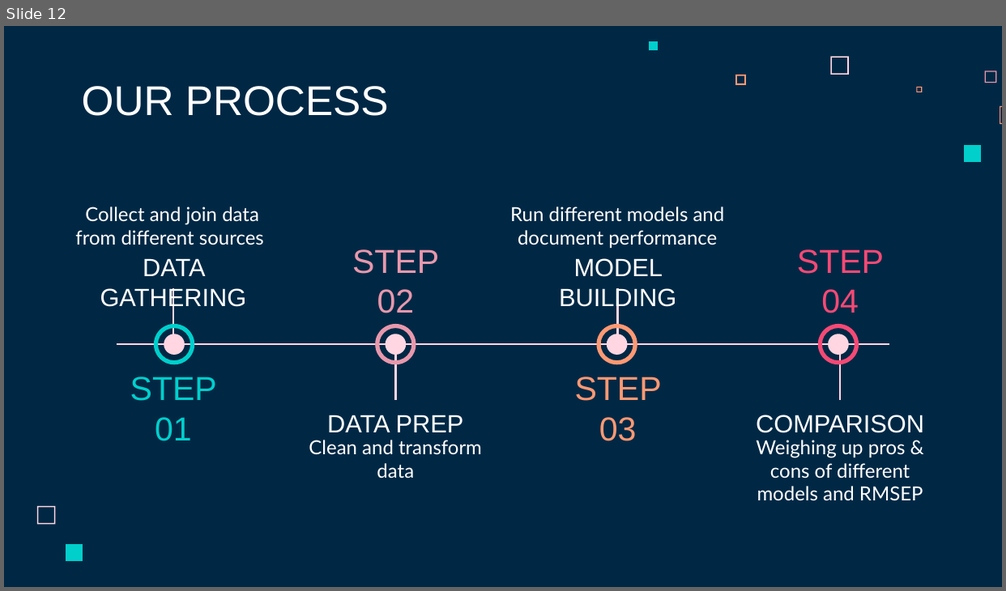
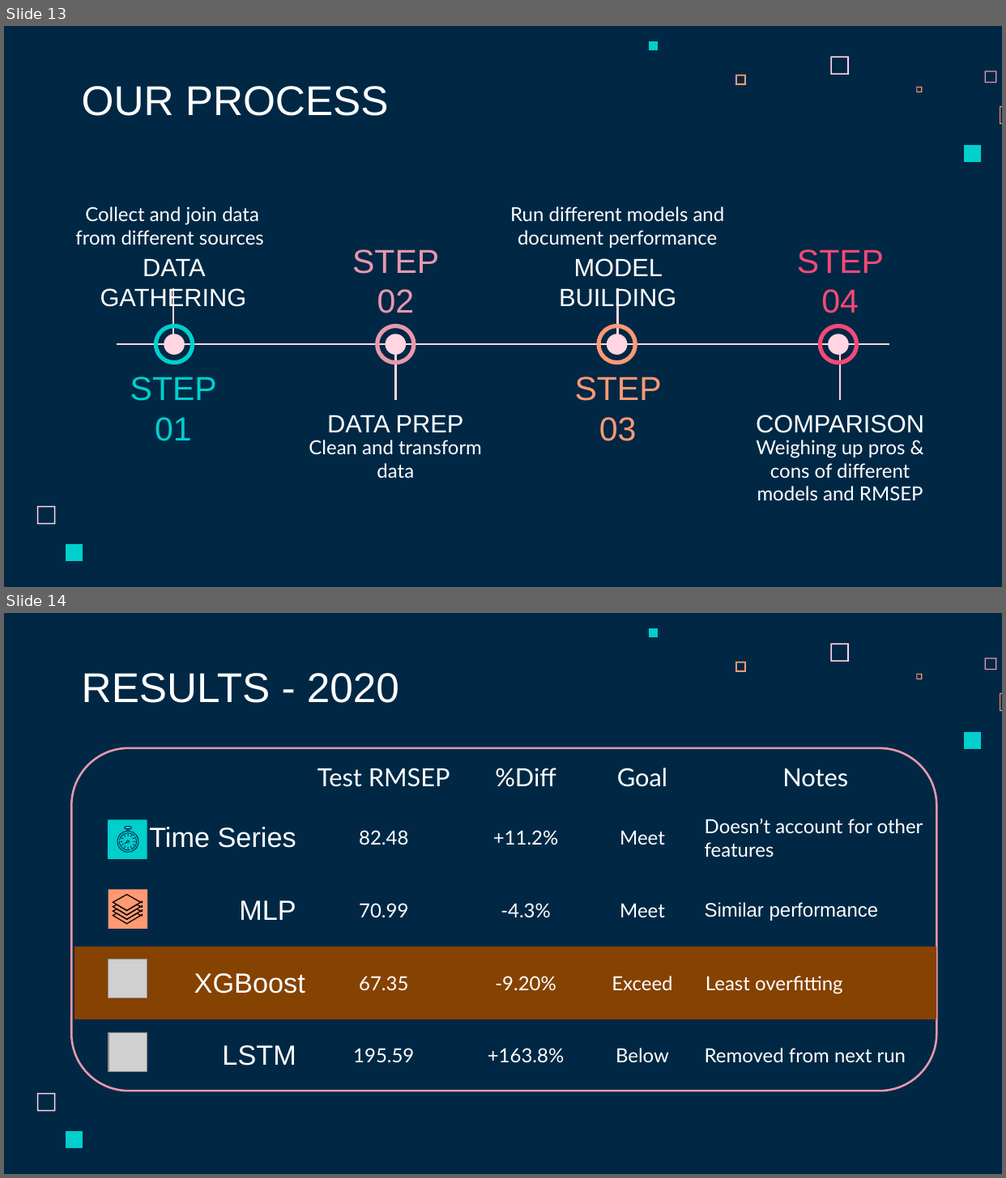
Before and after one commit to Jimbobaus/project, a slide deck: Presentation/draft_slides.pptx. Shown one above the other, each under a label of ours: slide 12 before the commit, slides 13 and 14 after it. The pictures are 1006x591 and 1006x1178 pixels, drawn with LibreOffice and Linux fonts; fonts in the diff are those of the drawing; grey boxes stand for pictures. Boxes give left, top, right and bottom in pixels: in the first picture for what was removed or moved away, otherwise in the second. Text is boxed around its words. In the diff, an @@ line names an element or a change of style, - is before the commit and + after.

```diff
--- a/Presentation/draft_slides.pptx
+++ b/Presentation/draft_slides.pptx
@@ slide 14 added at (x1=4, y1=613, x2=1002, y2=1174), background #002845; not listed: 9 template elements that a slide beside it also shows @@
@@ title added at (x1=82, y1=673, x2=399, y2=703), 30 pt, text #FFFFFF @@
+RESULTS - 2020
@@ table added at (x1=74, y1=729, x2=937, y2=1092), 5 rows, 5 columns @@
+ | Test RMSEP | %Diff | Goal | Notes
+Time Series | 82.48 | +11.2% | Meet | Doesn’t account for other features
+MLP | 70.99 | -4.3% | Meet | Similar performance
+XGBoost | 67.35 | -9.20% | Exceed | Least overfitting
+LSTM | 195.59 | +163.8% | Below | Removed from next run
@@ rounded rectangle added at (x1=72, y1=747, x2=937, y2=1091), outline #E898AC 1.5 pt @@
@@ group added at (x1=108, y1=820, x2=147, y2=858): 17 freeform shapes, 1 rectangle @@
@@ group added at (x1=108, y1=889, x2=147, y2=928): 8 freeform shapes, 1 rectangle @@
@@ picture added at (x1=108, y1=960, x2=147, y2=999) @@
@@ rectangle added at (x1=108, y1=1032, x2=147, y2=1071), fill #F64975 @@
@@ picture added at (x1=108, y1=1033, x2=147, y2=1072) @@
@@ what was slide 12 is now slide 13 @@
```
Also in this commit, not shown: 11 slides changed, 11 other slides added, 7 slides removed.
